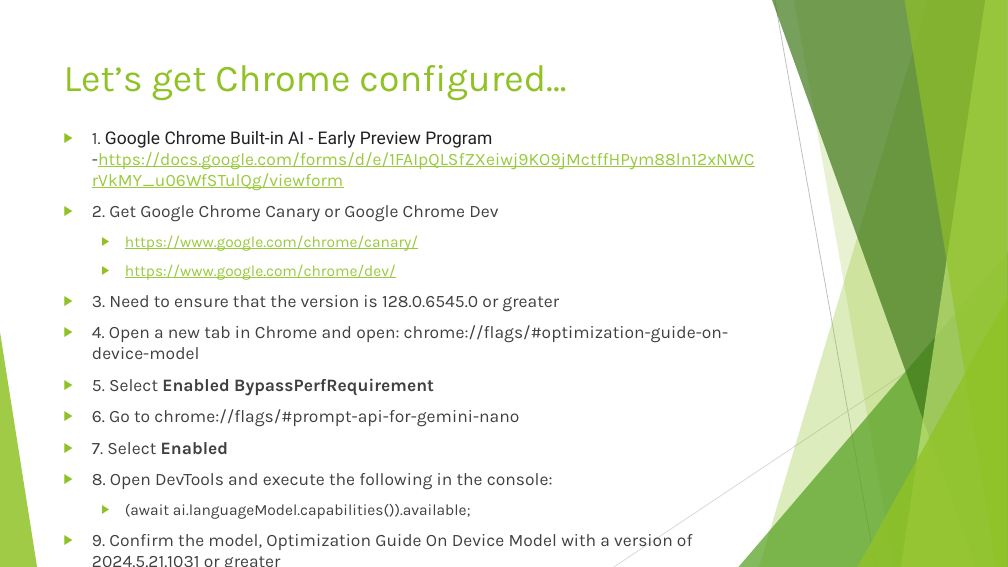
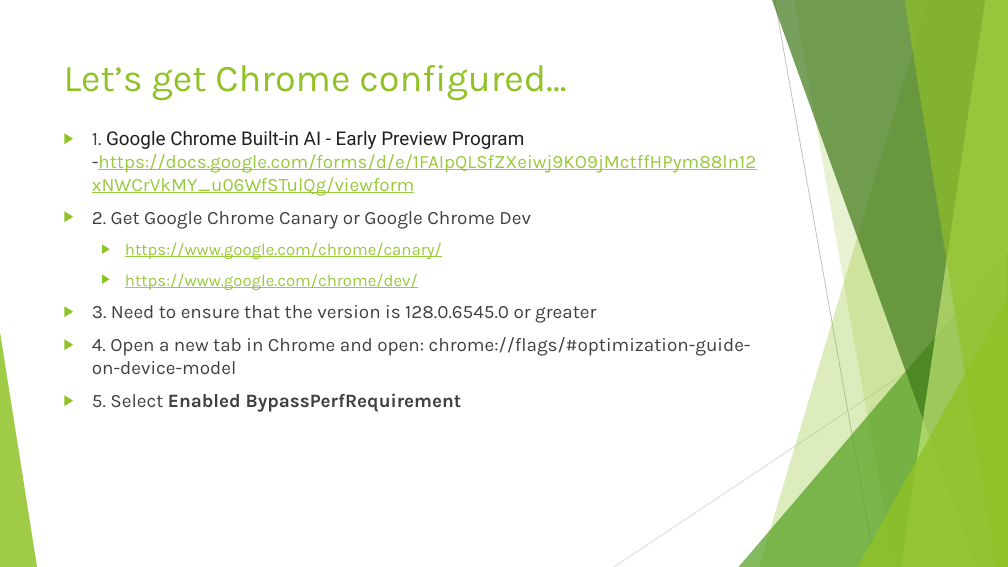
Before and after one commit to mattduffield/my-assistant, a slide deck: slide 7 of static/resources/Introducing Gemini Nano.pptx. Drawn at 1008x567 pixels with LibreOffice and Linux fonts; fonts in the diff are those of the drawing. Boxes give left, top, right and bottom in pixels: in the first picture for what was removed or moved away, otherwise in the second. Text is boxed around its words. In the diff, an @@ line names an element or a change of style, - is before the commit and + after.

```diff
--- a/static/resources/Introducing Gemini Nano.pptx
+++ b/static/resources/Introducing Gemini Nano.pptx
@@ text "1. Google Chrome Built-in AI ..." at (92, 131, 756, 412): size 16.6 to 18 pt in "1. Google Chrome Built-in AI - Early ...", "2. Get Google Chrome Canary or Google ...", "3. Need to ensure that the version ...", "4. Open a new tab in Chrome ..." and 1 more places; size 14.8 to 16 pt in "https://www.google.com/chrome/canary/", "https://www.google.com/chrome/dev/" @@
@@ text at (92, 409, 693, 550): paragraphs removed @@
-▶ 6. Go to chrome://flags/#prompt-api-for-gemini-nano
-▶ 7. Select Enabled
-▶ 8. Open DevTools and execute the following in the console:
-  ▶ (await ai.languageModel.capabilities()).available;
-▶ 9. Confirm the model, Optimization Guide On Device Model with a version of 2024.5.21.1031 or greater
```
Also in this commit, not shown: 2 other slides changed, 1 slide added, 1 other file.
